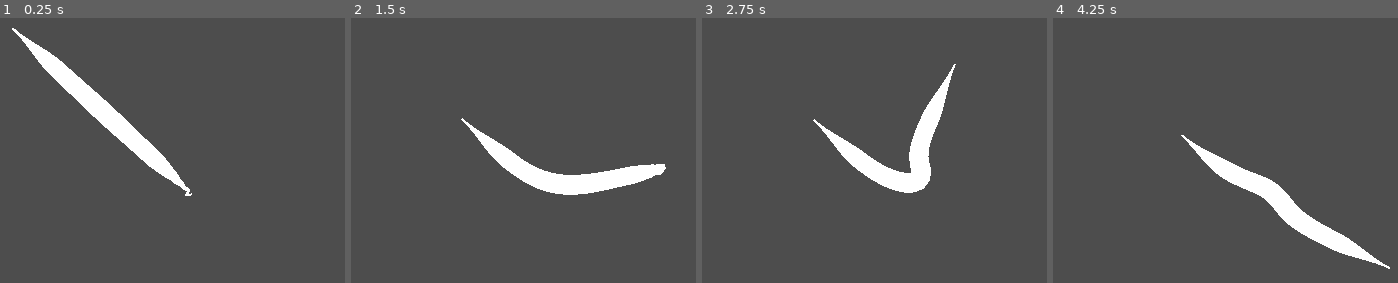
Above: before the commit, frames 1-4 (left to right).
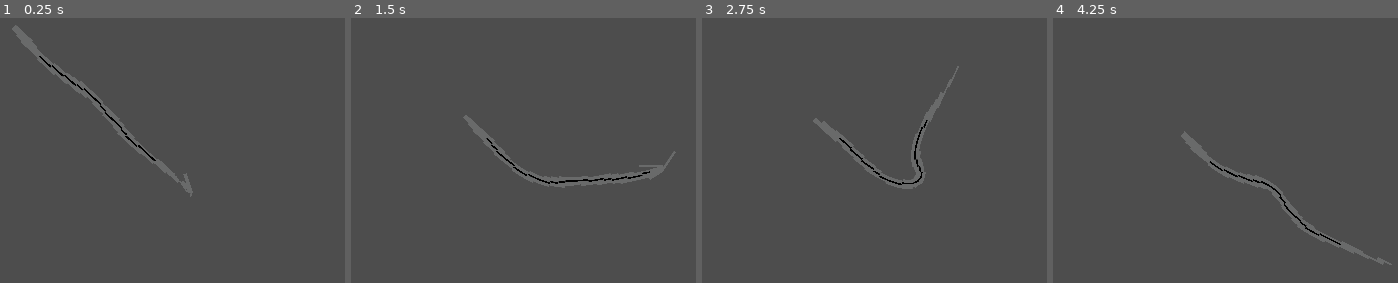
Above: after the commit, the same moments.

Repository: awesomejerry/microbiologist
Game: Godot game, scene res://scenes/Petri_dish.tscn
The game is run twice, just before and just after one commit, with the same random seed, the same clock (stepped at 60 frames per second) and the same inputs. This scene is started directly instead of the project's main scene.
Inputs (mouse positions are in pixels of both pictures, inside the frame that each line leads up to):
- Up to frame 1 (0.25 s): no input
- Up to frame 2 (1.5 s): move the mouse to (outside the picture) at 0.52 s; move the mouse to (385, 235) at 1.27 s
- Up to frame 3 (2.75 s): move the mouse to (974, 20) at 2.02 s
- Up to frame 4 (4.25 s): move the mouse to (outside the picture) at 2.77 s; move the mouse to (outside the picture) at 3.52 s

The runs differ from the first frame. In frame 1, 4.2% of the frame differs, in the area x 3-56%, y 2-68%; in frame 2, 4.1%; in frame 3, 4.1%; in frame 4, 4.1%.

Commit message:
Add sprites to c.elegans

Diff:
--- a/scenes/Petri_dish.tscn
+++ b/scenes/Petri_dish.tscn
@@ -1,12 +1,7 @@
-[gd_scene load_steps=3 format=3 uid="uid://x4pm6us3an1h"]
+[gd_scene load_steps=2 format=3 uid="uid://x4pm6us3an1h"]
 
-[ext_resource type="PackedScene" uid="uid://cvwab61v11icb" path="res://scenes/c_elegans.tscn" id="1_6x3dv"]
+[ext_resource type="PackedScene" uid="uid://cvwab61v11icb" path="res://scenes/c_elegans/c_elegans.tscn" id="1_6x3dv"]
 
-[sub_resource type="Curve" id="Curve_ayxaq"]
-_data = [Vector2(0, 0.1), 0.0, 0.0, 0, 0, Vector2(0.25, 0.9), 0.0, 0.0, 0, 0, Vector2(0.5, 1), 0.0, 0.0, 0, 0, Vector2(0.75, 0.9), 0.0, 0.0, 0, 0, Vector2(1, 0.1), 0.0, 0.0, 0, 0]
-point_count = 5
-
-[node name="Node2D" type="Node2D"]
+[node name="PetriDish" type="Node2D"]
 
 [node name="C_Elegans" parent="." instance=ExtResource("1_6x3dv")]
-width_curve = SubResource("Curve_ayxaq")
--- a/scenes/c_elegans.tscn
+++ /dev/null
@@ -1,8 +0,0 @@
-[gd_scene load_steps=2 format=3 uid="uid://cvwab61v11icb"]
-
-[ext_resource type="Script" path="res://scenes/line_2d.gd" id="1_sfq1i"]
-
-[node name="Line2D" type="Line2D"]
-position = Vector2(33, 60)
-points = PackedVector2Array(359, 331)
-script = ExtResource("1_sfq1i")
--- a/scenes/line_2d.gd
+++ b/scenes/c_elegans/c_elegans.gd
@@ -8,7 +8,6 @@
 
 # Called when the node enters the scene tree for the first time.
 func _ready() -> void:
-	width = 20
 	for i in 50:
 		add_point(Vector2.ZERO)
 
--- /dev/null
+++ b/scenes/c_elegans/c_elegans.tscn
@@ -0,0 +1,26 @@
+[gd_scene load_steps=7 format=3 uid="uid://cvwab61v11icb"]
+
+[ext_resource type="Texture2D" uid="uid://dny2wnsgylmrc" path="res://assets/c_elegans/1.png" id="1_r5akk"]
+[ext_resource type="Script" path="res://scenes/c_elegans/c_elegans.gd" id="1_sfq1i"]
+[ext_resource type="Texture2D" uid="uid://c7c8odlgr1s25" path="res://assets/c_elegans/2.png" id="2_o46lc"]
+[ext_resource type="Texture2D" uid="uid://kixsna2hwmfs" path="res://assets/c_elegans/3.png" id="3_w8f4q"]
+[ext_resource type="Texture2D" uid="uid://du04bhyapew6y" path="res://assets/c_elegans/4.png" id="4_2l3je"]
+
+[sub_resource type="AnimatedTexture" id="AnimatedTexture_vvkab"]
+frames = 4
+speed_scale = 15.0
+frame_0/texture = ExtResource("1_r5akk")
+frame_1/texture = ExtResource("2_o46lc")
+frame_1/duration = 1.0
+frame_2/texture = ExtResource("3_w8f4q")
+frame_2/duration = 1.0
+frame_3/texture = ExtResource("4_2l3je")
+frame_3/duration = 1.0
+
+[node name="C_Elegans" type="Line2D"]
+position = Vector2(33, 60)
+points = PackedVector2Array(359, 331)
+width = 50.0
+texture = SubResource("AnimatedTexture_vvkab")
+texture_mode = 2
+script = ExtResource("1_sfq1i")
Binary file added: assets/c_elegans/1.png
Not shown, added: assets/c_elegans/1.png.import
Binary file added: assets/c_elegans/2.png
Not shown, added: assets/c_elegans/2.png.import
Binary file added: assets/c_elegans/3.png
Not shown, added: assets/c_elegans/3.png.import
Binary file added: assets/c_elegans/4.png
Not shown, added: assets/c_elegans/4.png.import
